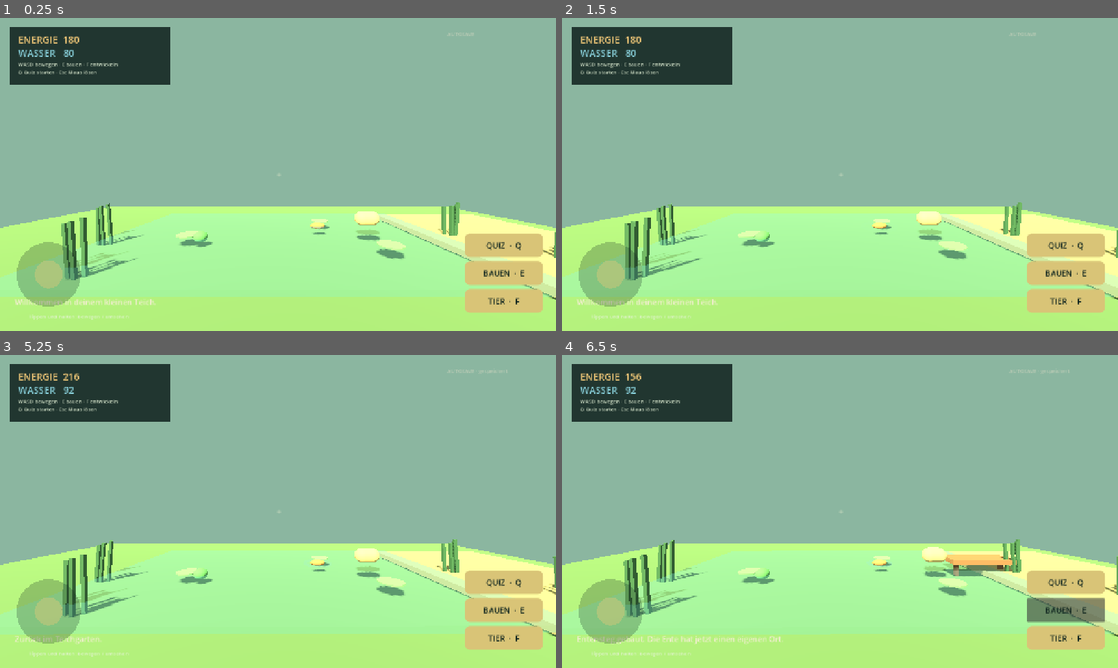
Above: before the commit, frames 1-4 (two rows, left to right).
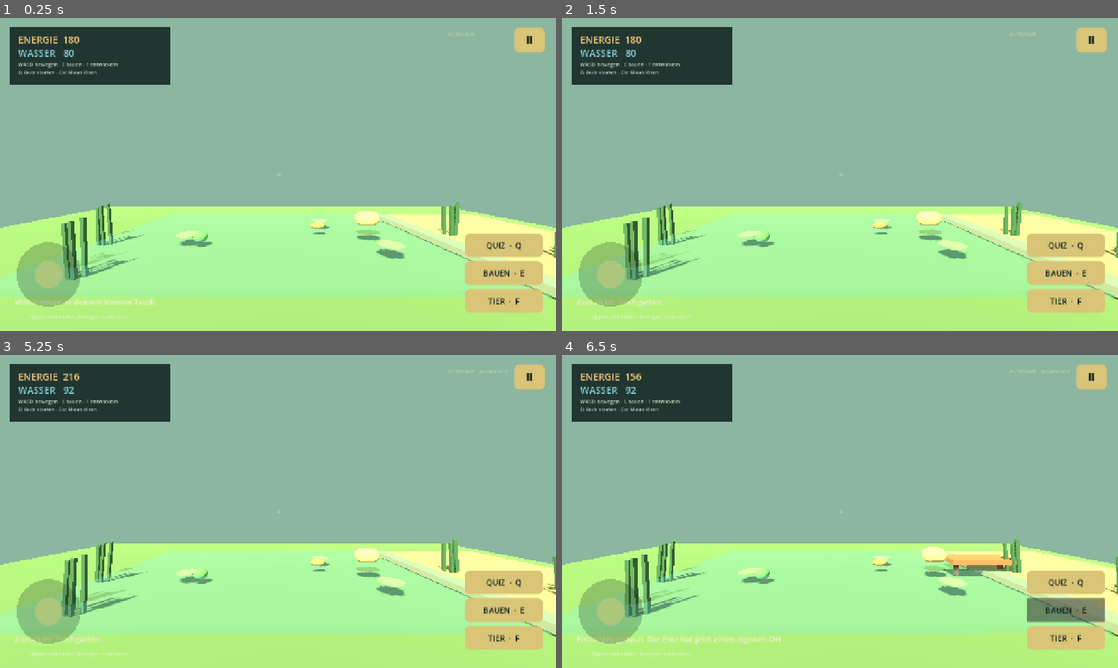
Above: after the commit, the same moments.

Repository: makopipokam/manualai.org
Game: Godot game, scene res://main.tscn
Two runs of this game, one before a commit and one after it. Both use one fixed random seed, a clock stepped at 60 frames per second and the inputs below. Sound files missing from this copy of the repository are replaced by a short silence.
Inputs (mouse positions are in pixels of both pictures, inside the frame that each line leads up to):
- Up to frame 1 (0.25 s): no input
- Up to frame 2 (1.5 s): click (1090, 39) at 0.5 s, where only the run after the commit has a clickable "Ⅱ"; click (840, 168) at 1.25 s, where only the run after the commit has a clickable "WEITER"
- Up to frame 3 (5.25 s): click "QUIZ · Q" at 2 s; click "Langsam Abstand halten" at 2.75 s; click "Nächste Frage" at 3.5 s; click "Hinterher sprinten" at 4.25 s; click "Zurück zum Teich" at 5 s
- Up to frame 4 (6.5 s): click "BAUEN · E" at 5.75 s

The runs differ from the first frame. In frame 1, 0.4% of the frame differs, in the area x 92-98%, y 2-11%; in frame 2, 1.0%; in frame 3, 1.1%, in the area x 0-100%, y 2-90%; in frame 4, 1.0%.

Commit message:
Add mobile pause and resume overlay

Diff:
--- a/godot/pwnd-prototype/scripts/main.gd
+++ b/godot/pwnd-prototype/scripts/main.gd
@@ -17,6 +17,8 @@
 var quiz_panel: PwndQuizPanel
 var mobile_controls: PwndMobileControls
 var save_hint: Label
+var pause_overlay: Control
+var paused := false
 var water_surface: MeshInstance3D
 var lilies: Array[MeshInstance3D] = []
 var reeds: Array[MeshInstance3D] = []
@@ -167,10 +169,66 @@
 	mobile_controls.move_changed.connect(player.set_mobile_move)
 	mobile_controls.look_changed.connect(player.apply_touch_look)
 	mobile_controls.action_pressed.connect(_on_mobile_action)
+	_build_pause_overlay(layer)
 	quiz_panel = QuizPanelScript.new()
 	layer.add_child(quiz_panel)
 	quiz_panel.completed.connect(_on_quiz_completed)
 	quiz_panel.closed.connect(_on_quiz_closed)
+
+func _build_pause_overlay(layer: CanvasLayer) -> void:
+	pause_overlay = Control.new()
+	pause_overlay.name = "PauseOverlay"
+	pause_overlay.set_anchors_and_offsets_preset(Control.PRESET_FULL_RECT)
+	pause_overlay.process_mode = Node.PROCESS_MODE_ALWAYS
+	pause_overlay.mouse_filter = Control.MOUSE_FILTER_STOP
+	pause_overlay.hide()
+	layer.add_child(pause_overlay)
+	var shade := ColorRect.new()
+	shade.color = Color(0.015, 0.04, 0.035, 0.88)
+	shade.set_anchors_and_offsets_preset(Control.PRESET_FULL_RECT)
+	pause_overlay.add_child(shade)
+	var panel := PanelContainer.new()
+	panel.anchor_left = 0.16
+	panel.anchor_top = 0.28
+	panel.anchor_right = 0.84
+	panel.anchor_bottom = 0.72
+	panel.add_theme_stylebox_override("panel", _pause_style())
+	pause_overlay.add_child(panel)
+	var column := VBoxContainer.new()
+	column.add_theme_constant_override("separation", 16)
+	panel.add_child(column)
+	var title := Label.new()
+	title.text = "TEICH PAUSIERT"
+	title.horizontal_alignment = HORIZONTAL_ALIGNMENT_CENTER
+	title.add_theme_font_size_override("font_size", 26)
+	title.add_theme_color_override("font_color", Color("#f2c978"))
+	column.add_child(title)
+	var hint := Label.new()
+	hint.text = "Bewegung, Audio und Touch-Eingaben sind angehalten."
+	hint.horizontal_alignment = HORIZONTAL_ALIGNMENT_CENTER
+	hint.autowrap_mode = TextServer.AUTOWRAP_WORD_SMART
+	hint.add_theme_font_size_override("font_size", 16)
+	hint.add_theme_color_override("font_color", Color("#f1edcf"))
+	column.add_child(hint)
+	var resume := Button.new()
+	resume.text = "WEITER"
+	resume.custom_minimum_size = Vector2(0, 58)
+	resume.add_theme_font_size_override("font_size", 20)
+	resume.add_theme_stylebox_override("normal", _pause_style(Color("#d9c477"), Color("#10251f")))
+	resume.pressed.connect(_toggle_pause)
+	column.add_child(resume)
+
+func _pause_style(background := Color("#10251f"), border := Color("#6b9c78")) -> StyleBoxFlat:
+	var style := StyleBoxFlat.new()
+	style.bg_color = background
+	style.border_color = border
+	style.set_border_width_all(2)
+	style.set_corner_radius_all(12)
+	style.content_margin_left = 22
+	style.content_margin_right = 22
+	style.content_margin_top = 18
+	style.content_margin_bottom = 18
+	return style
 
 func _label(parent: Node, position: Vector2, text: String, size: int, color: Color) -> Label:
 	var label := Label.new()
@@ -203,6 +261,9 @@
 	_update_hud("Quiz geöffnet. Wähle eine Antwort.")
 
 func _on_mobile_action(action: String) -> void:
+	if action == "pause":
+		_toggle_pause()
+		return
 	if quiz_panel.visible:
 		return
 	_vibrate(35)
@@ -213,6 +274,17 @@
 			_build_dock()
 		"develop":
 			_upgrade_nearest_animal()
+
+func _toggle_pause() -> void:
+	paused = not paused
+	get_tree().paused = paused
+	if paused:
+		mobile_controls.hide()
+		pause_overlay.show()
+	else:
+		pause_overlay.hide()
+		mobile_controls.show()
+		_update_hud("Zurück im Teichgarten.")
 
 func _on_quiz_closed() -> void:
 	player.set_physics_process(true)
--- a/godot/pwnd-prototype/scripts/mobile_controls.gd
+++ b/godot/pwnd-prototype/scripts/mobile_controls.gd
@@ -24,6 +24,18 @@
 		queue_redraw()
 
 func _build_action_buttons() -> void:
+	var pause_button := Button.new()
+	pause_button.text = "Ⅱ"
+	pause_button.tooltip_text = "Pause"
+	pause_button.set_anchors_preset(Control.PRESET_TOP_RIGHT)
+	pause_button.position = Vector2(-96, 22)
+	pause_button.size = Vector2(70, 58)
+	pause_button.add_theme_font_size_override("font_size", 24)
+	pause_button.add_theme_color_override("font_color", Color("#10251f"))
+	pause_button.add_theme_stylebox_override("normal", _button_style(Color("#d9c477")))
+	pause_button.add_theme_stylebox_override("pressed", _button_style(Color("#9dbb83")))
+	pause_button.pressed.connect(action_pressed.emit.bind("pause"))
+	add_child(pause_button)
 	var column := VBoxContainer.new()
 	column.set_anchors_preset(Control.PRESET_BOTTOM_RIGHT)
 	column.position = Vector2(-210, -224)
Not shown, changed: godot/pwnd-prototype/README.md
Not shown, changed: godot/pwnd-prototype/ROADMAP.md
